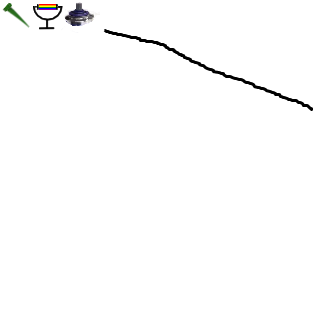
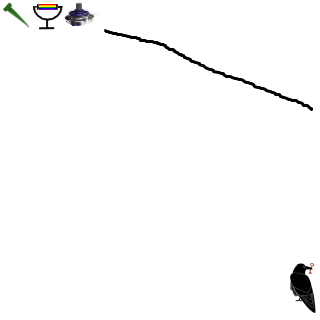
Before/after of a 320 x 320 layered artwork. What changed in the layer stack:
added layer "Rabe" above "Gadget 23" over [290, 263, 316, 313]
painted on "Hintergrund" over [290, 263, 316, 313]
